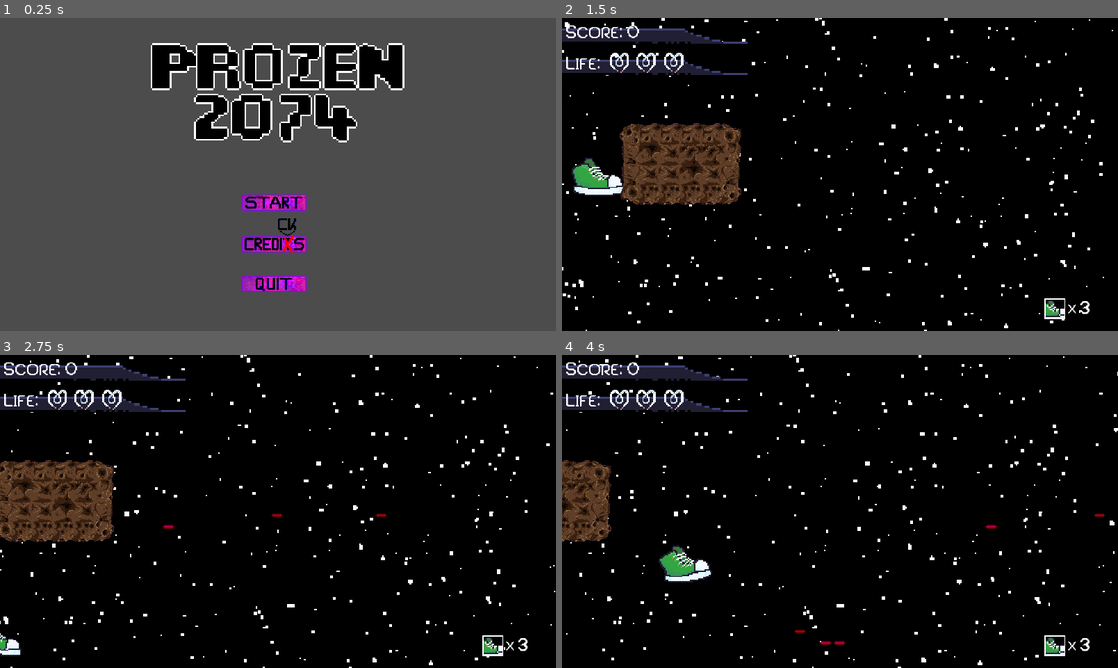
Above: before the commit, frames 1-4 (two rows, left to right).
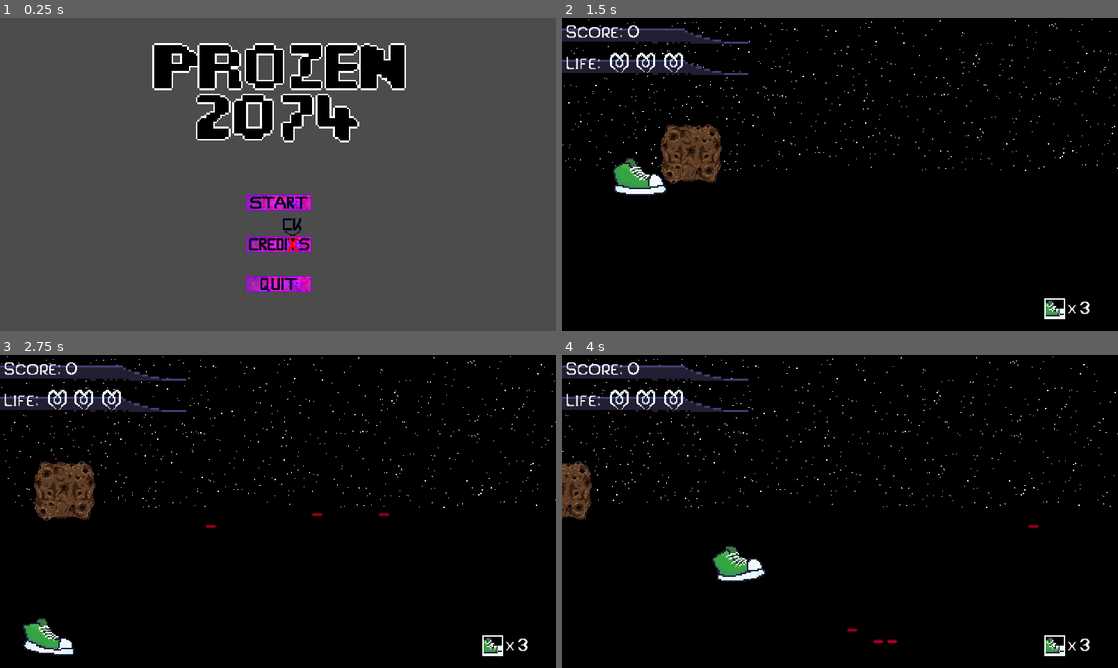
Above: after the commit, the same moments.

Repository: LxPense/Prozen2074
Game: Godot game, scene res://UI/Menu.tscn
Two runs of this game, one before a commit and one after it. Both use one fixed random seed, a clock stepped at 60 frames per second and the inputs below.
Inputs (mouse positions are in pixels of both pictures, inside the frame that each line leads up to; where the layout moved, square brackets give the same spot in the first picture):
- Up to frame 1 (0.25 s): no input
- Up to frame 2 (1.5 s): click (840, 202) [834, 202] at 0.5 s; hold D (move_right) from 1.28 s (still down); hold Space (shoot) from 1.28 s (still down)
- Up to frame 3 (2.75 s): release D (move_right) at 2.03 s; release Space (shoot) at 2.03 s; hold S (move_down) from 2.03 s (still down); tap Space (shoot) at 2.1 s
- Up to frame 4 (4 s): release S (move_down) at 2.78 s; hold D (move_right) 2.78-3.53 s; hold Space (shoot) 2.78-3.53 s; hold W (move_up) from 3.53 s (still down); tap Space (shoot) at 3.6 s

The runs differ from the first frame. In frame 1, 3.9% of the frame differs, in the area x 27-73%, y 8-88%; in frame 2, 7.0%, in the area x 0-100%, y 0-100%; in frame 3, 7.0%; in frame 4, 5.2%.

Commit message:
Level-creation update
Updated and created various settings which determined the handling of resources (especially the handling of textures). Also refactored a bunch of old code/settings and cleaned unnecessary project data.

Diff:
--- a/Game.tscn
+++ b/Game.tscn
@@ -42,4 +42,4 @@
 [node name="Level_Controller" type="Node" parent="View"]
 script = ExtResource( 7 )
 
-[node name="Level_Space1" parent="View/Level_Controller" instance=ExtResource( 3 )]
+[node name="Level" parent="View/Level_Controller" instance=ExtResource( 3 )]
--- a/Level/Level.tscn
+++ b/Level/Level.tscn
@@ -1,59 +1,71 @@
-[gd_scene load_steps=5 format=2]
+[gd_scene load_steps=6 format=2]
 
 [ext_resource path="res://Level/tiles.gd" type="Script" id=1]
 [ext_resource path="res://Level/Level.gd" type="Script" id=2]
 [ext_resource path="res://Level/Enemies.gd" type="Script" id=3]
+[ext_resource path="res://Assets/misc/bootsplash.png" type="Texture" id=4]
 [ext_resource path="res://Level/ParallaxBackground.gd" type="Script" id=9]
 
 [node name="Level" type="Node2D"]
 script = ExtResource( 2 )
 
 [node name="ParallaxBackground" type="ParallaxBackground" parent="."]
-offset = Vector2( -640, -360 )
-transform = Transform2D( 1, 0, 0, 1, -640, -360 )
 script = ExtResource( 9 )
 
 [node name="ParallaxLayer" type="ParallaxLayer" parent="ParallaxBackground"]
+z_index = -10
 
 [node name="image1" type="Sprite" parent="ParallaxBackground/ParallaxLayer"]
-position = Vector2( -12, 0 )
-scale = Vector2( 3.5008, 3.5 )
+texture = ExtResource( 4 )
 centered = false
+region_enabled = true
+region_rect = Rect2( 0, 0, 1280, 720 )
 
 [node name="image2" type="Sprite" parent="ParallaxBackground/ParallaxLayer"]
-position = Vector2( -12, 0 )
-scale = Vector2( 3.5008, 3.5 )
 centered = false
+region_rect = Rect2( 0, 0, 1280, 720 )
 
 [node name="ParallaxLayer2" type="ParallaxLayer" parent="ParallaxBackground"]
-motion_scale = Vector2( 0.2, 0.2 )
-motion_offset = Vector2( -100, -100 )
-motion_mirroring = Vector2( 5000, 0 )
+z_index = -9
 
 [node name="image1" type="Sprite" parent="ParallaxBackground/ParallaxLayer2"]
-position = Vector2( 8752, 632 )
-scale = Vector2( 3.5, 3.5 )
+centered = false
+region_enabled = true
+region_rect = Rect2( 0, 0, 1280, 720 )
 
 [node name="image2" type="Sprite" parent="ParallaxBackground/ParallaxLayer2"]
+centered = false
+region_enabled = true
+region_rect = Rect2( 0, 0, 1280, 720 )
 
 [node name="ParallaxLayer3" type="ParallaxLayer" parent="ParallaxBackground"]
-motion_scale = Vector2( 0.4, 0.4 )
+z_index = -8
+motion_scale = Vector2( 0, 0 )
 
 [node name="image1" type="Sprite" parent="ParallaxBackground/ParallaxLayer3"]
 modulate = Color( 1, 1, 1, 0.298039 )
-position = Vector2( 8752, 632 )
-scale = Vector2( 3.5, 3.5 )
+centered = false
+region_enabled = true
+region_rect = Rect2( 0, 0, 1280, 720 )
 
 [node name="image2" type="Sprite" parent="ParallaxBackground/ParallaxLayer3"]
+centered = false
+region_enabled = true
+region_rect = Rect2( 0, 0, 1280, 720 )
 
 [node name="ParallaxLayer4" type="ParallaxLayer" parent="ParallaxBackground"]
-motion_scale = Vector2( 0.6, 0.6 )
+z_index = -7
+motion_scale = Vector2( 0, 0 )
 
 [node name="image1" type="Sprite" parent="ParallaxBackground/ParallaxLayer4"]
-position = Vector2( 8752, 632 )
-scale = Vector2( 3.5, 3.5 )
+centered = false
+region_enabled = true
+region_rect = Rect2( 0, 0, 1280, 720 )
 
 [node name="image2" type="Sprite" parent="ParallaxBackground/ParallaxLayer4"]
+centered = false
+region_enabled = true
+region_rect = Rect2( 0, 0, 1280, 720 )
 
 [node name="other" type="Node2D" parent="."]
 
--- a/Level/Levels/Level_Space1.tscn
+++ b/Level/Levels/Level_Space1.tscn
@@ -1,71 +1,64 @@
-[gd_scene load_steps=26 format=2]
+[gd_scene load_steps=23 format=2]
 
 [ext_resource path="res://Level/Level.tscn" type="PackedScene" id=1]
 [ext_resource path="res://Assets/tiles/space_1/asteroid.png" type="Texture" id=2]
-[ext_resource path="res://Assets/misc/bootsplash.png" type="Texture" id=3]
 [ext_resource path="res://Assets/backgrounds/BG_spacestar2.png" type="Texture" id=4]
 
+[sub_resource type="ConvexPolygonShape2D" id=1]
+points = PoolVector2Array( 3.08195, 48, 2.59743, 41.5203, 11.4802, 28.1153, 14.7103, 14.7104, 14.0643, 9.70367, 16.0024, 4.69701, 29.0843, 4.69701, 47.9805, 11.3187, 48, 48, 48, 48 )
+
+[sub_resource type="ConvexPolygonShape2D" id=2]
+points = PoolVector2Array( 0, 11.3098, 2.22809, 9.96387, 14.0606, 4.29996, 35.3704, 9.81433, 48, 9.90779, 47.8945, 47.5737, 0, 48 )
+
+[sub_resource type="ConvexPolygonShape2D" id=3]
+points = PoolVector2Array( 0, 0, 47.8824, 0.206024, 47.8824, 48, 0, 48 )
+
+[sub_resource type="ConvexPolygonShape2D" id=4]
+points = PoolVector2Array( 0, 0.0440674, 42.7982, 0.0440674, 42.7982, 48, 0, 48 )
+
+[sub_resource type="ConvexPolygonShape2D" id=5]
+points = PoolVector2Array( 48, 36.1615, 47.985, 36.3858, 32.6195, 44.9097, 13.3286, 36.2737, 7.49643, 25.5066, 4.01957, 12.0479, 3.01017, 0.271393, 48, 0 )
+
+[sub_resource type="ConvexPolygonShape2D" id=6]
+points = PoolVector2Array( 0, 0.237732, 48, 0, 47.5423, 38.8376, 0, 38.8376 )
+
 [sub_resource type="ConvexPolygonShape2D" id=7]
-points = PoolVector2Array( 48, 48, 7.02397, 48, 7.02397, 8.1403, 48, 8.1403 )
+points = PoolVector2Array( 48, 38.5953, 0.18988, 38.5953, 0, 0, 48, 0 )
 
 [sub_resource type="ConvexPolygonShape2D" id=8]
-points = PoolVector2Array( 48, 48, 0, 48, 0, 8.1403, 48, 8.1403 )
+points = PoolVector2Array( 45.49, 0.103165, 45.6388, 0, 34.3865, 25.4506, 32.9284, 42.3862, 13.8618, 42.274, 0, 37.5635, 0.0665588, 0.103165, 0.10318, 37.5074, 0.178711, 0.215332 )
 
 [sub_resource type="ConvexPolygonShape2D" id=9]
-points = PoolVector2Array( 47.4908, 47.774, 3.95407, 47.774, 3.95407, 0.330093, 48, 0 )
+points = PoolVector2Array( 11.874, 3.95407, 40.945, 3.95407, 40.945, 43.6844, 11.874, 43.6844 )
 
 [sub_resource type="ConvexPolygonShape2D" id=10]
-points = PoolVector2Array( 48, 48, 4.23315, 48, 3.95407, 0, 48, 0 )
+points = PoolVector2Array( 34.5494, 41.4228, 6.05981, 41.4228, 6.05981, 10.0261, 34.5494, 10.0261 )
 
 [sub_resource type="ConvexPolygonShape2D" id=11]
-points = PoolVector2Array( 48, 48, 0, 47.5277, 0, 0, 48, 0 )
+points = PoolVector2Array( 0, 9.34702, 47.748, 9.34702, 47.748, 48, 0, 48 )
 
 [sub_resource type="ConvexPolygonShape2D" id=12]
-points = PoolVector2Array( 0, 0, 48, 0, 48, 48, 0, 48 )
+points = PoolVector2Array( 0.184814, 47.8074, 0, 13.6463, 9.81158, 5.14114, 18.971, 5.14114, 34.8599, 14.0202, 41.2154, 29.9558, 42.8978, 47.3401 )
 
 [sub_resource type="ConvexPolygonShape2D" id=13]
-points = PoolVector2Array( 0, 0, 48, 0, 48, 48, 0, 48 )
+points = PoolVector2Array( 48, 48, 4.80467, 48, 4.4682, 0, 48, 0.209274 )
 
 [sub_resource type="ConvexPolygonShape2D" id=14]
-points = PoolVector2Array( 48, 48, 0, 48, 0, 0, 48, 0 )
+points = PoolVector2Array( 48, 48, 0.303482, 48, 0, 0, 48, 0 )
 
 [sub_resource type="ConvexPolygonShape2D" id=15]
-points = PoolVector2Array( 0, 0, 48, 0, 48, 48, 0, 48 )
+points = PoolVector2Array( 0, 0, 43.6955, 0, 43.4712, 48, 0, 48 )
 
 [sub_resource type="ConvexPolygonShape2D" id=16]
-points = PoolVector2Array( 41.9141, 44.6535, 5.09082, 44.6535, 5.09082, 4.14787, 41.9141, 4.14787 )
+points = PoolVector2Array( 48, 48, 0, 48, 0, 0, 48, 0.0612221 )
 
 [sub_resource type="ConvexPolygonShape2D" id=17]
-points = PoolVector2Array( 39.976, 44.1361, 4.5094, 44.1361, 4.5094, 3.63052, 39.976, 3.63052 )
-
-[sub_resource type="ConvexPolygonShape2D" id=2]
-points = PoolVector2Array( 0, 0, 48, 0, 48, 48, 0, 48 )
-
-[sub_resource type="ConvexPolygonShape2D" id=4]
-points = PoolVector2Array( 0, 9.81479, 48, 10.373, 48, 48, 0, 48 )
+points = PoolVector2Array( 48, 48, 5.36545, 48, 5.02899, 0, 48, 0 )
 
 [sub_resource type="ConvexPolygonShape2D" id=18]
-points = PoolVector2Array( 0, 6.46581, 41.3571, 6.46581, 41.3571, 48, 0, 48 )
-
-[sub_resource type="ConvexPolygonShape2D" id=19]
-points = PoolVector2Array( 0, 0.335808, 44.6518, 0.335808, 44.6518, 48, 0, 48 )
-
-[sub_resource type="ConvexPolygonShape2D" id=20]
-points = PoolVector2Array( 0, 0, 44.7061, 0, 44.7061, 48, 0, 48 )
-
-[sub_resource type="ConvexPolygonShape2D" id=21]
-points = PoolVector2Array( 0, 0.192566, 45.2642, 0.192566, 45.2642, 43.7293, 0, 43.7293 )
-
-[sub_resource type="ConvexPolygonShape2D" id=22]
-points = PoolVector2Array( 0, 0, 48, 1.02982, 48, 40.1012, 0, 40.1012 )
-
-[sub_resource type="ConvexPolygonShape2D" id=23]
-points = PoolVector2Array( 0, 0, 48, 0, 48, 38.4267, 0, 38.4267 )
-
-[sub_resource type="ConvexPolygonShape2D" id=24]
-points = PoolVector2Array( 2.55867, 0, 48, 0, 48, 41.4966, 2.55867, 41.4966 )
-
-[sub_resource type="TileSet" id=3]
+points = PoolVector2Array( 0, 0.270607, 48, 0, 47.6246, 48, 0, 48 )
+
+[sub_resource type="TileSet" id=19]
 0/name = "asteroid.png 0"
 0/texture = ExtResource( 2 )
 0/tex_offset = Vector2( 0, 0 )
@@ -76,14 +69,14 @@
 0/navigation_offset = Vector2( 0, 0 )
 0/shape_offset = Vector2( 0, 0 )
 0/shape_transform = Transform2D( 1, 0, 0, 1, 0, 0 )
-0/shape = SubResource( 7 )
+0/shape = SubResource( 1 )
 0/shape_one_way = false
 0/shape_one_way_margin = 1.0
 0/shapes = [ {
 "autotile_coord": Vector2( 0, 0 ),
 "one_way": false,
 "one_way_margin": 1.0,
-"shape": SubResource( 7 ),
+"shape": SubResource( 1 ),
 "shape_transform": Transform2D( 1, 0, 0, 1, 0, 0 )
 } ]
 0/z_index = 0
@@ -97,14 +90,14 @@
 1/navigation_offset = Vector2( 0, 0 )
 1/shape_offset = Vector2( 0, 0 )
 1/shape_transform = Transform2D( 1, 0, 0, 1, 0, 0 )
-1/shape = SubResource( 8 )
+1/shape = SubResource( 2 )
 1/shape_one_way = false
 1/shape_one_way_margin = 1.0
 1/shapes = [ {
 "autotile_coord": Vector2( 0, 0 ),
 "one_way": false,
 "one_way_margin": 1.0,
-"shape": SubResource( 8 ),
+"shape": SubResource( 2 ),
 "shape_transform": Transform2D( 1, 0, 0, 1, 0, 0 )
 } ]
 1/z_index = 0
@@ -118,14 +111,14 @@
 2/navigation_offset = Vector2( 0, 0 )
 2/shape_offset = Vector2( 0, 0 )
 2/shape_transform = Transform2D( 1, 0, 0, 1, 0, 0 )
-2/shape = SubResource( 4 )
+2/shape = SubResource( 11 )
 2/shape_one_way = false
 2/shape_one_way_margin = 1.0
 2/shapes = [ {
 "autotile_coord": Vector2( 0, 0 ),
 "one_way": false,
 "one_way_margin": 1.0,
-"shape": SubResource( 4 ),
+"shape": SubResource( 11 ),
 "shape_transform": Transform2D( 1, 0, 0, 1, 0, 0 )
 } ]
 2/z_index = 0
@@ -139,14 +132,14 @@
 3/navigation_offset = Vector2( 0, 0 )
 3/shape_offset = Vector2( 0, 0 )
 3/shape_transform = Transform2D( 1, 0, 0, 1, 0, 0 )
-3/shape = SubResource( 18 )
+3/shape = SubResource( 12 )
 3/shape_one_way = false
 3/shape_one_way_margin = 1.0
 3/shapes = [ {
 "autotile_coord": Vector2( 0, 0 ),
 "one_way": false,
 "one_way_margin": 1.0,
-"shape": SubResource( 18 ),
+"shape": SubResource( 12 ),
 "shape_transform": Transform2D( 1, 0, 0, 1, 0, 0 )
 } ]
 3/z_index = 0
@@ -154,20 +147,20 @@
 4/texture = ExtResource( 2 )
 4/tex_offset = Vector2( 0, 0 )
 4/modulate = Color( 1, 1, 1, 1 )
-4/region = Rect2( 144, 48, 48, 48 )
+4/region = Rect2( 0, 48, 48, 48 )
 4/tile_mode = 0
 4/occluder_offset = Vector2( 0, 0 )
 4/navigation_offset = Vector2( 0, 0 )
 4/shape_offset = Vector2( 0, 0 )
 4/shape_transform = Transform2D( 1, 0, 0, 1, 0, 0 )
-4/shape = SubResource( 19 )
+4/shape = SubResource( 13 )
 4/shape_one_way = false
 4/shape_one_way_margin = 1.0
 4/shapes = [ {
 "autotile_coord": Vector2( 0, 0 ),
 "one_way": false,
 "one_way_margin": 1.0,
-"shape": SubResource( 19 ),
+"shape": SubResource( 13 ),
 "shape_transform": Transform2D( 1, 0, 0, 1, 0, 0 )
 } ]
 4/z_index = 0
@@ -175,20 +168,20 @@
 5/texture = ExtResource( 2 )
 5/tex_offset = Vector2( 0, 0 )
 5/modulate = Color( 1, 1, 1, 1 )
-5/region = Rect2( 144, 96, 48, 48 )
+5/region = Rect2( 48, 48, 48, 48 )
 5/tile_mode = 0
 5/occluder_offset = Vector2( 0, 0 )
 5/navigation_offset = Vector2( 0, 0 )
 5/shape_offset = Vector2( 0, 0 )
 5/shape_transform = Transform2D( 1, 0, 0, 1, 0, 0 )
-5/shape = SubResource( 20 )
+5/shape = SubResource( 14 )
 5/shape_one_way = false
 5/shape_one_way_margin = 1.0
 5/shapes = [ {
 "autotile_coord": Vector2( 0, 0 ),
 "one_way": false,
 "one_way_margin": 1.0,
-"shape": SubResource( 20 ),
+"shape": SubResource( 14 ),
 "shape_transform": Transform2D( 1, 0, 0, 1, 0, 0 )
 } ]
 5/z_index = 0
@@ -196,20 +189,20 @@
 6/texture = ExtResource( 2 )
 6/tex_offset = Vector2( 0, 0 )
 6/modulate = Color( 1, 1, 1, 1 )
-6/region = Rect2( 144, 144, 48, 48 )
+6/region = Rect2( 144, 48, 48, 48 )
 6/tile_mode = 0
 6/occluder_offset = Vector2( 0, 0 )
 6/navigation_offset = Vector2( 0, 0 )
 6/shape_offset = Vector2( 0, 0 )
 6/shape_transform = Transform2D( 1, 0, 0, 1, 0, 0 )
-6/shape = SubResource( 21 )
+6/shape = SubResource( 15 )
 6/shape_one_way = false
 6/shape_one_way_margin = 1.0
 6/shapes = [ {
 "autotile_coord": Vector2( 0, 0 ),
 "one_way": false,
 "one_way_margin": 1.0,
-"shape": SubResource( 21 ),
+"shape": SubResource( 15 ),
 "shape_transform": Transform2D( 1, 0, 0, 1, 0, 0 )
 } ]
 6/z_index = 0
@@ -217,20 +210,20 @@
 7/texture = ExtResource( 2 )
 7/tex_offset = Vector2( 0, 0 )
 7/modulate = Color( 1, 1, 1, 1 )
-7/region = Rect2( 96, 144, 48, 48 )
+7/region = Rect2( 96, 48, 48, 48 )
 7/tile_mode = 0
 7/occluder_offset = Vector2( 0, 0 )
 7/navigation_offset = Vector2( 0, 0 )
 7/shape_offset = Vector2( 0, 0 )
 7/shape_transform = Transform2D( 1, 0, 0, 1, 0, 0 )
-7/shape = SubResource( 22 )
+7/shape = SubResource( 16 )
 7/shape_one_way = false
 7/shape_one_way_margin = 1.0
 7/shapes = [ {
 "autotile_coord": Vector2( 0, 0 ),
 "one_way": false,
 "one_way_margin": 1.0,
-"shape": SubResource( 22 ),
+"shape": SubResource( 16 ),
 "shape_transform": Transform2D( 1, 0, 0, 1, 0, 0 )
 } ]
 7/z_index = 0
@@ -238,20 +231,20 @@
 8/texture = ExtResource( 2 )
 8/tex_offset = Vector2( 0, 0 )
 8/modulate = Color( 1, 1, 1, 1 )
-8/region = Rect2( 48, 144, 48, 48 )
+8/region = Rect2( 0, 96, 48, 48 )
 8/tile_mode = 0
 8/occluder_offset = Vector2( 0, 0 )
 8/navigation_offset = Vector2( 0, 0 )
 8/shape_offset = Vector2( 0, 0 )
 8/shape_transform = Transform2D( 1, 0, 0, 1, 0, 0 )
-8/shape = SubResource( 23 )
+8/shape = SubResource( 17 )
 8/shape_one_way = false
 8/shape_one_way_margin = 1.0
 8/shapes = [ {
 "autotile_coord": Vector2( 0, 0 ),
 "one_way": false,
 "one_way_margin": 1.0,
-"shape": SubResource( 23 ),
+"shape": SubResource( 17 ),
 "shape_transform": Transform2D( 1, 0, 0, 1, 0, 0 )
 } ]
 8/z_index = 0
@@ -259,20 +252,20 @@
 9/texture = ExtResource( 2 )
 9/tex_offset = Vector2( 0, 0 )
 9/modulate = Color( 1, 1, 1, 1 )
-9/region = Rect2( 0, 144, 48, 48 )
+9/region = Rect2( 48, 96, 48, 48 )
 9/tile_mode = 0
 9/occluder_offset = Vector2( 0, 0 )
 9/navigation_offset = Vector2( 0, 0 )
 9/shape_offset = Vector2( 0, 0 )
 9/shape_transform = Transform2D( 1, 0, 0, 1, 0, 0 )
-9/shape = SubResource( 24 )
+9/shape = SubResource( 18 )
 9/shape_one_way = false
 9/shape_one_way_margin = 1.0
 9/shapes = [ {
 "autotile_coord": Vector2( 0, 0 ),
 "one_way": false,
 "one_way_margin": 1.0,
-"shape": SubResource( 24 ),
+"shape": SubResource( 18 ),
 "shape_transform": Transform2D( 1, 0, 0, 1, 0, 0 )
 } ]
 9/z_index = 0
@@ -280,20 +273,20 @@
 10/texture = ExtResource( 2 )
 10/tex_offset = Vector2( 0, 0 )
 10/modulate = Color( 1, 1, 1, 1 )
-10/region = Rect2( 0, 96, 48, 48 )
+10/region = Rect2( 96, 96, 48, 48 )
 10/tile_mode = 0
 10/occluder_offset = Vector2( 0, 0 )
 10/navigation_offset = Vector2( 0, 0 )
 10/shape_offset = Vector2( 0, 0 )
 10/shape_transform = Transform2D( 1, 0, 0, 1, 0, 0 )
-10/shape = SubResource( 9 )
+10/shape = SubResource( 3 )
 10/shape_one_way = false
 10/shape_one_way_margin = 1.0
 10/shapes = [ {
 "autotile_coord": Vector2( 0, 0 ),
 "one_way": false,
 "one_way_margin": 1.0,
-"shape": SubResource( 9 ),
+"shape": SubResource( 3 ),
 "shape_transform": Transform2D( 1, 0, 0, 1, 0, 0 )
 } ]
 10/z_index = 0
@@ -301,20 +294,20 @@
 11/texture = ExtResource( 2 )
 11/tex_offset = Vector2( 0, 0 )
 11/modulate = Color( 1, 1, 1, 1 )
-11/region = Rect2( 0, 48, 48, 48 )
+11/region = Rect2( 144, 96, 48, 48 )
 11/tile_mode = 0
 11/occluder_offset = Vector2( 0, 0 )
 11/navigation_offset = Vector2( 0, 0 )
 11/shape_offset = Vector2( 0, 0 )
 11/shape_transform = Transform2D( 1, 0, 0, 1, 0, 0 )
-11/shape = SubResource( 10 )
+11/shape = SubResource( 4 )
 11/shape_one_way = false
 11/shape_one_way_margin = 1.0
 11/shapes = [ {
 "autotile_coord": Vector2( 0, 0 ),
 "one_way": false,
 "one_way_margin": 1.0,
-"shape": SubResource( 10 ),
+"shape": SubResource( 4 ),
 "shape_transform": Transform2D( 1, 0, 0, 1, 0, 0 )
 } ]
 11/z_index = 0
@@ -322,20 +315,20 @@
 12/texture = ExtResource( 2 )
 12/tex_offset = Vector2( 0, 0 )
 12/modulate = Color( 1, 1, 1, 1 )
-12/region = Rect2( 48, 48, 48, 48 )
+12/region = Rect2( 0, 144, 48, 48 )
 12/tile_mode = 0
 12/occluder_offset = Vector2( 0, 0 )
 12/navigation_offset = Vector2( 0, 0 )
 12/shape_offset = Vector2( 0, 0 )
 12/shape_transform = Transform2D( 1, 0, 0, 1, 0, 0 )
-12/shape = SubResource( 11 )
+12/shape = SubResource( 5 )
 12/shape_one_way = false
 12/shape_one_way_margin = 1.0
 12/shapes = [ {
 "autotile_coord": Vector2( 0, 0 ),
 "one_way": false,
 "one_way_margin": 1.0,
-"shape": SubResource( 11 ),
+"shape": SubResource( 5 ),
 "shape_transform": Transform2D( 1, 0, 0, 1, 0, 0 )
 } ]
 12/z_index = 0
@@ -343,26 +336,20 @@
 13/texture = ExtResource( 2 )
 13/tex_offset = Vector2( 0, 0 )
 13/modulate = Color( 1, 1, 1, 1 )
-13/region = Rect2( 96, 48, 48, 48 )
+13/region = Rect2( 48, 144, 48, 48 )
 13/tile_mode = 0
 13/occluder_offset = Vector2( 0, 0 )
 13/navigation_offset = Vector2( 0, 0 )
 13/shape_offset = Vector2( 0, 0 )
 13/shape_transform = Transform2D( 1, 0, 0, 1, 0, 0 )
-13/shape = SubResource( 12 )
+13/shape = SubResource( 6 )
 13/shape_one_way = false
 13/shape_one_way_margin = 1.0
 13/shapes = [ {
 "autotile_coord": Vector2( 0, 0 ),
 "one_way": false,
 "one_way_margin": 1.0,
-"shape": SubResource( 12 ),
-"shape_transform": Transform2D( 1, 0, 0, 1, 0, 0 )
-}, {
-"autotile_coord": Vector2( 0, 0 ),
-"one_way": false,
-"one_way_margin": 1.0,
-"shape": SubResource( 13 ),
+"shape": SubResource( 6 ),
 "shape_transform": Transform2D( 1, 0, 0, 1, 0, 0 )
 } ]
 13/z_index = 0
@@ -370,26 +357,20 @@
 14/texture = ExtResource( 2 )
 14/tex_offset = Vector2( 0, 0 )
 14/modulate = Color( 1, 1, 1, 1 )
-14/region = Rect2( 48, 96, 48, 48 )
+14/region = Rect2( 96, 144, 48, 48 )
 14/tile_mode = 0
 14/occluder_offset = Vector2( 0, 0 )
 14/navigation_offset = Vector2( 0, 0 )
 14/shape_offset = Vector2( 0, 0 )
 14/shape_transform = Transform2D( 1, 0, 0, 1, 0, 0 )
-14/shape = SubResource( 14 )
+14/shape = SubResource( 7 )
 14/shape_one_way = false
 14/shape_one_way_margin = 1.0
 14/shapes = [ {
 "autotile_coord": Vector2( 0, 0 ),
 "one_way": false,
 "one_way_margin": 1.0,
-"shape": SubResource( 14 ),
-"shape_transform": Transform2D( 1, 0, 0, 1, 0, 0 )
-}, {
-"autotile_coord": Vector2( 0, 0 ),
-"one_way": false,
-"one_way_margin": 1.0,
-"shape": SubResource( 15 ),
+"shape": SubResource( 7 ),
 "shape_transform": Transform2D( 1, 0, 0, 1, 0, 0 )
 } ]
 14/z_index = 0
@@ -397,20 +378,20 @@
 15/texture = ExtResource( 2 )
 15/tex_offset = Vector2( 0, 0 )
 15/modulate = Color( 1, 1, 1, 1 )
-15/region = Rect2( 288, 0, 48, 48 )
+15/region = Rect2( 144, 144, 48, 48 )
 15/tile_mode = 0
 15/occluder_offset = Vector2( 0, 0 )
 15/navigation_offset = Vector2( 0, 0 )
 15/shape_offset = Vector2( 0, 0 )
 15/shape_transform = Transform2D( 1, 0, 0, 1, 0, 0 )
-15/shape = SubResource( 16 )
+15/shape = SubResource( 8 )
 15/shape_one_way = false
 15/shape_one_way_margin = 1.0
 15/shapes = [ {
 "autotile_coord": Vector2( 0, 0 ),
 "one_way": false,
 "one_way_margin": 1.0,
-"shape": SubResource( 16 ),
+"shape": SubResource( 8 ),
 "shape_transform": Transform2D( 1, 0, 0, 1, 0, 0 )
 } ]
 15/z_index = 0
@@ -418,20 +399,20 @@
 16/texture = ExtResource( 2 )
 16/tex_offset = Vector2( 0, 0 )
 16/modulate = Color( 1, 1, 1, 1 )
-16/region = Rect2( 288, 48, 48, 48 )
+16/region = Rect2( 288, 0, 48, 48 )
 16/tile_mode = 0
 16/occluder_offset = Vector2( 0, 0 )
 16/navigation_offset = Vector2( 0, 0 )
 16/shape_offset = Vector2( 0, 0 )
 16/shape_transform = Transform2D( 1, 0, 0, 1, 0, 0 )
-16/shape = SubResource( 17 )
+16/shape = SubResource( 9 )
 16/shape_one_way = false
 16/shape_one_way_margin = 1.0
 16/shapes = [ {
 "autotile_coord": Vector2( 0, 0 ),
 "one_way": false,
 "one_way_margin": 1.0,
-"shape": SubResource( 17 ),
+"shape": SubResource( 9 ),
 "shape_transform": Transform2D( 1, 0, 0, 1, 0, 0 )
 } ]
 16/z_index = 0
@@ -439,48 +420,43 @@
 17/texture = ExtResource( 2 )
 17/tex_offset = Vector2( 0, 0 )
 17/modulate = Color( 1, 1, 1, 1 )
-17/region = Rect2( 0, 0, 48, 48 )
+17/region = Rect2( 288, 48, 48, 48 )
 17/tile_mode = 0
 17/occluder_offset = Vector2( 0, 0 )
 17/navigation_offset = Vector2( 0, 0 )
 17/shape_offset = Vector2( 0, 0 )
 17/shape_transform = Transform2D( 1, 0, 0, 1, 0, 0 )
-17/shape = SubResource( 2 )
+17/shape = SubResource( 10 )
 17/shape_one_way = false
 17/shape_one_way_margin = 1.0
 17/shapes = [ {
 "autotile_coord": Vector2( 0, 0 ),
 "one_way": false,
 "one_way_margin": 1.0,
-"shape": SubResource( 2 ),
+"shape": SubResource( 10 ),
 "shape_transform": Transform2D( 1, 0, 0, 1, 0, 0 )
 } ]
 17/z_index = 0
 
 [node name="Level" instance=ExtResource( 1 )]
 
+[node name="ParallaxLayer" parent="ParallaxBackground" index="0"]
+z_index = 0
+
 [node name="image1" parent="ParallaxBackground/ParallaxLayer" index="0"]
-position = Vector2( 0, 0 )
-scale = Vector2( 50, 3.5 )
-texture = ExtResource( 3 )
+region_rect = Rect2( 0, 0, 10000, 720 )
+
+[node name="ParallaxLayer2" parent="ParallaxBackground" index="1"]
+z_index = 1
+motion_scale = Vector2( 0.3, 0.3 )
+motion_offset = Vector2( -500, -250 )
 
 [node name="image1" parent="ParallaxBackground/ParallaxLayer2" index="0"]
-position = Vector2( 0, 0 )
 texture = ExtResource( 4 )
-centered = false
-region_enabled = true
-region_rect = Rect2( 0, 0, 8000, 360 )
-
-[node name="image1" parent="ParallaxBackground/ParallaxLayer4" index="0"]
-position = Vector2( -3.99805, -7.99994 )
+region_rect = Rect2( 0, 0, 10000, 720 )
 
 [node name="TileMap_1" parent="other/tilemapHandler" index="0"]
-tile_set = SubResource( 3 )
-show_collision = false
+tile_set = SubResource( 19 )
 collision_layer = 2
 collision_mask = 9
-tile_data = PoolIntArray( 327685, -1610612727, 0, 327686, -1610612725, 0, 327687, -1610612725, 0, 327688, -1610612725, 0, 327689, -1610612725, 0, 327690, -1610612736, 0, 393221, -1610612728, 0, 393222, -1610612724, 0, 393223, -1610612723, 0, 393224, -1610612722, 0, 393225, -1610612722, 0, 393226, -1610612735, 0, 458757, -1610612728, 0, 458758, -1610612723, 0, 458759, -1610612723, 0, 458760, -1610612724, 0, 458761, -1610612723, 0, 458762, -1610612734, 0, 524293, -1610612730, 0, 524294, -1610612732, 0, 524295, -1610612732, 0, 524296, -1610612732, 0, 524297, -1610612732, 0, 524298, -1610612733, 0 )
-
-[node name="TileMap_2" parent="other/tilemapHandler" index="1"]
-collision_layer = 2
-collision_mask = 9
+tile_data = PoolIntArray( 327687, 0, 0, 327688, 1, 0, 327689, 3, 0, 393223, 4, 0, 393224, 7, 0, 393225, 11, 0, 458759, 12, 0, 458760, 13, 0, 458761, 15, 0 )
--- a/UI/Menu.tscn
+++ b/UI/Menu.tscn
@@ -10,10 +10,10 @@
 [ext_resource path="res://assets/Menu/title.png" type="Texture" id=8]
 
 [node name="Menu" type="Control"]
-anchor_left = -0.00139198
 anchor_right = 0.998608
 anchor_bottom = 1.0
-margin_right = -16.0
+margin_left = 1.78173
+margin_right = 1.78174
 script = ExtResource( 1 )
 
 [node name="Button_start" type="TextureButton" parent="."]
--- a/project.godot
+++ b/project.godot
@@ -125,6 +125,7 @@
 
 [rendering]
 
+2d/snapping/use_gpu_pixel_snap=true
 environment/default_clear_color=Color( 0.301961, 0.301961, 0.301961, 1 )
 environment/default_environment="res://default_env.tres"
 quality/dynamic_fonts/use_oversampling=false
